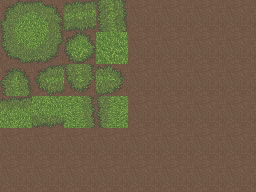
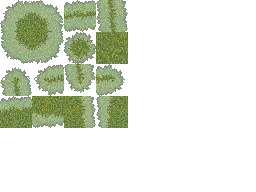
The second 256 × 192 image is a revision of the first. Changes to its layers:
added group "newgrass summer" with 3 layers above "newgrass spring" over [0, 0, 128, 128]
added layer "t_grass_spring_autotile.png copy #2" in group "newgrass summer" over [0, 0, 128, 128]
added layer "t_grass_spring_autotile.png copy #3" (30%) in group "newgrass summer" over [0, 0, 128, 128]
added layer "t_grass_spring_autotile.png #1" (dissolve, 50%) in group "newgrass summer" over [0, 0, 128, 128]
hid group "newgrass spring" (3 layers) over [0, 0, 128, 128]
hid "dirt for testing" over [0, 0, 256, 192]
